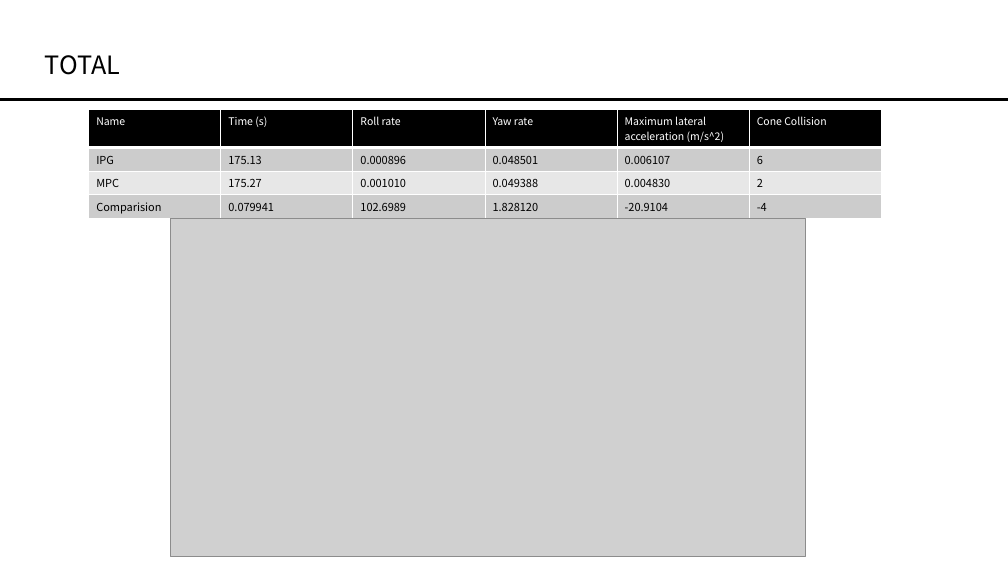
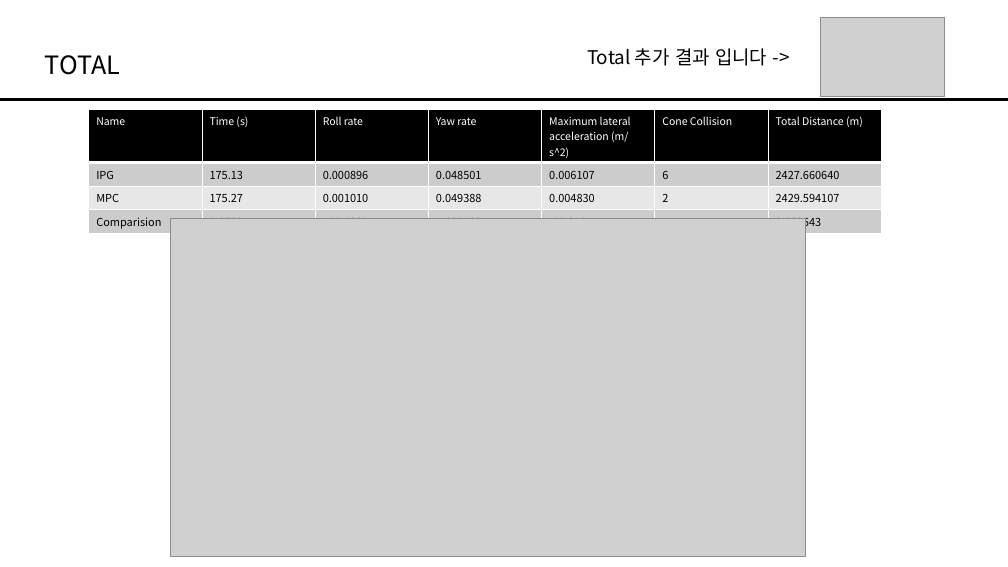
Before and after one commit to HAN2496/CarMakerResults, a slide deck: slide 10 of 1219Report_UturnMPC/1219Report.pptx (slide 9 before the commit). Drawn at 1008x567 pixels with LibreOffice and Linux fonts; fonts in the diff are those of the drawing; grey boxes stand for pictures. Boxes give left, top, right and bottom in pixels: in the first picture for what was removed or moved away, otherwise in the second. Text is boxed around its words. In the diff, an @@ line names an element or a change of style, - is before the commit and + after.

```diff
--- a/1219Report_UturnMPC/1219Report.pptx
+++ b/1219Report_UturnMPC/1219Report.pptx
@@ picture added at bbox=[821, 17, 945, 97] @@
@@ text added at bbox=[587, 48, 767, 66], 18 pt, text #000000 @@
+Total 추가 결과 입니다 ->
@@ table at bbox=[88, 110, 882, 234] @@
+column 7: Total Distance (m) | 2427.660640 | 2429.594107 | 0.079643
```
Also in this commit, not shown: 2 other slides changed, 4 slides added, 3 slides removed, 4 other files.
